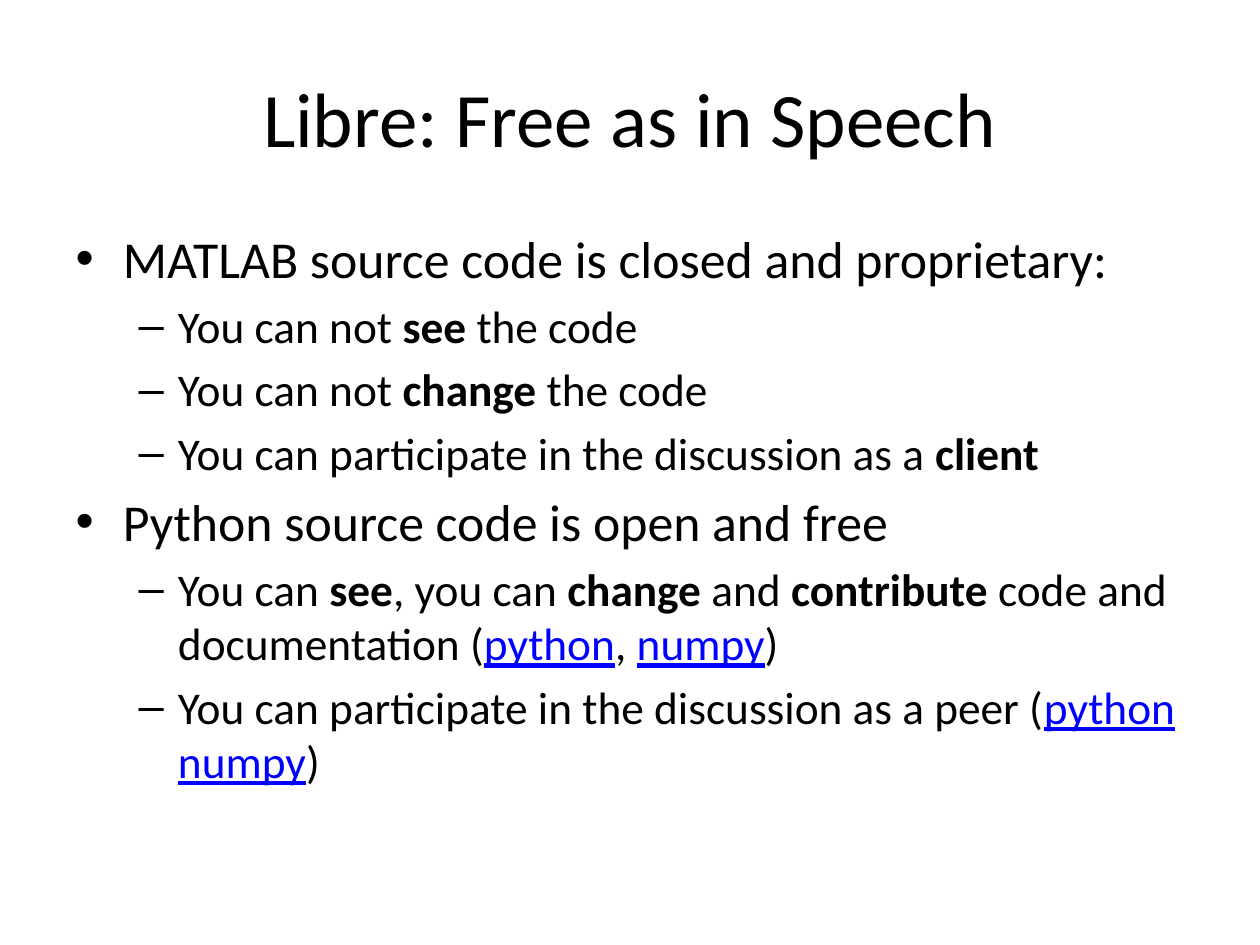
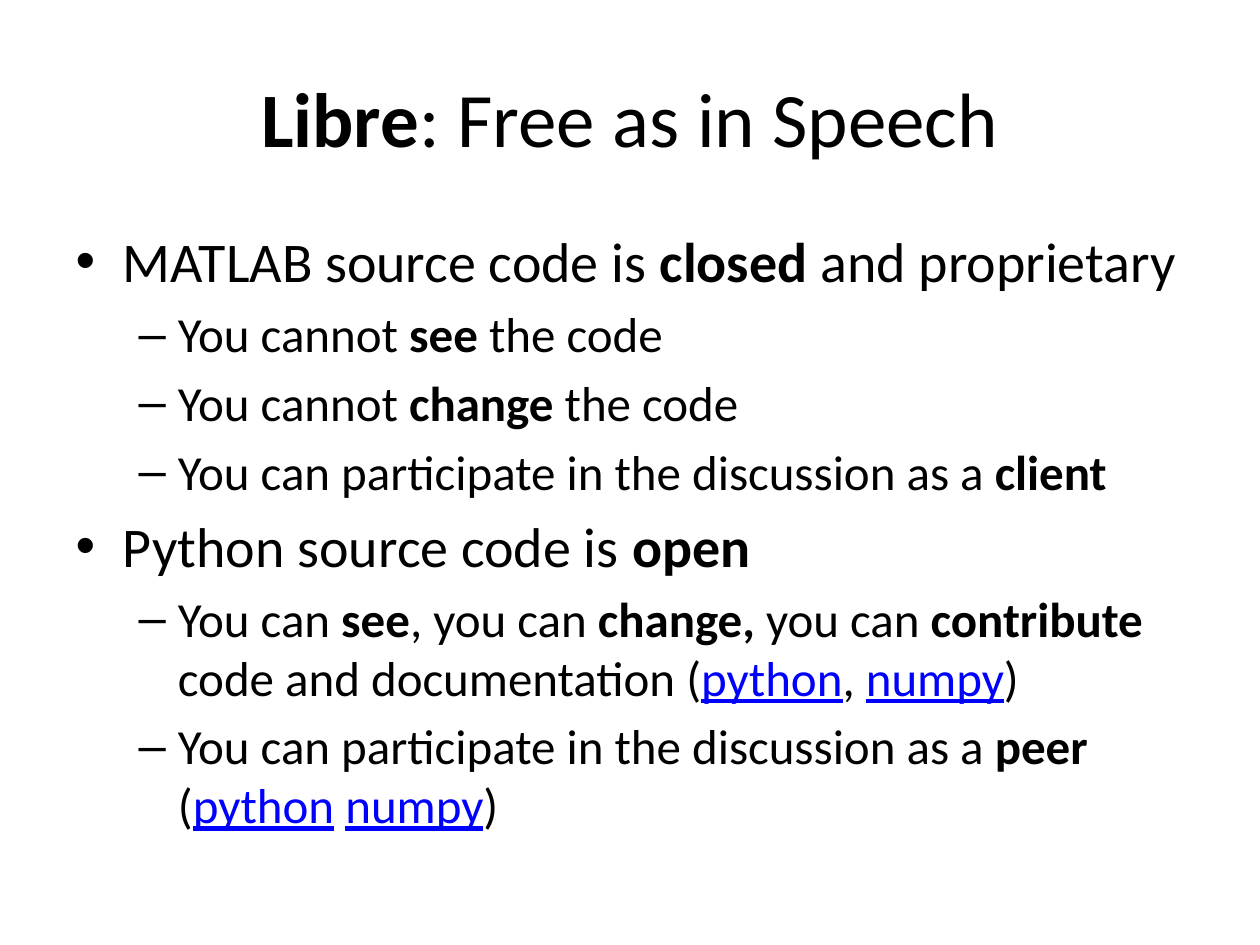
Before and after one commit to yoavram/Py4Eng, a slide deck: slide 14 of docs/Introduction to Python.pptx (slide 15 before the commit). Drawn at 1260x945 pixels with LibreOffice and Linux fonts; fonts in the diff are those of the drawing. Boxes give left, top, right and bottom in pixels: in the first picture for what was removed or moved away, otherwise in the second. Text is boxed around its words. In the diff, an @@ line names an element or a change of style, - is before the commit and + after.

Commit message:
revised

```diff
--- a/docs/Introduction to Python.pptx
+++ b/docs/Introduction to Python.pptx
@@ title "Libre: Free as in Speech" at (x1=261, y1=93, x2=997, y2=160): bold on in "Libre:" @@
@@ text at (x1=123, y1=242, x2=1176, y2=430): text changed; size 25.9 to 28 pt @@
-• MATLAB source code is closed and proprietary:
-  – You can not see the code
-  – You can not change the code
+• MATLAB source code is closed and proprietary
+  – You cannot see the code
+  – You cannot change the code
@@ text at (x1=178, y1=455, x2=1107, y2=831): size 25.9 to 28 pt in "You can participate in the discussion as ...", "You can participate in the discussion as ..."; bold on in "peer" @@
@@ text at (x1=123, y1=528, x2=1143, y2=704): text changed; size 25.9 to 28 pt @@
-• Python source code is open and free
-  – You can see, you can change and contribute code and documentation (python, numpy)
+• Python source code is open
+  – You can see, you can change, you can contribute code and documentation (python, numpy)
```
Also in this commit, not shown: 24 other slides changed.
